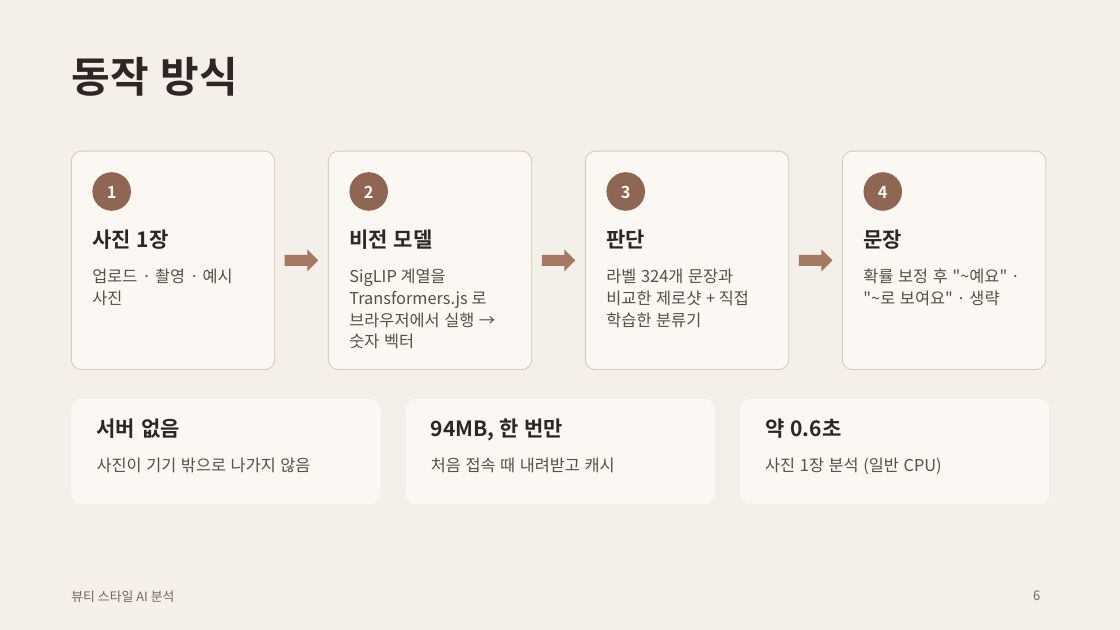
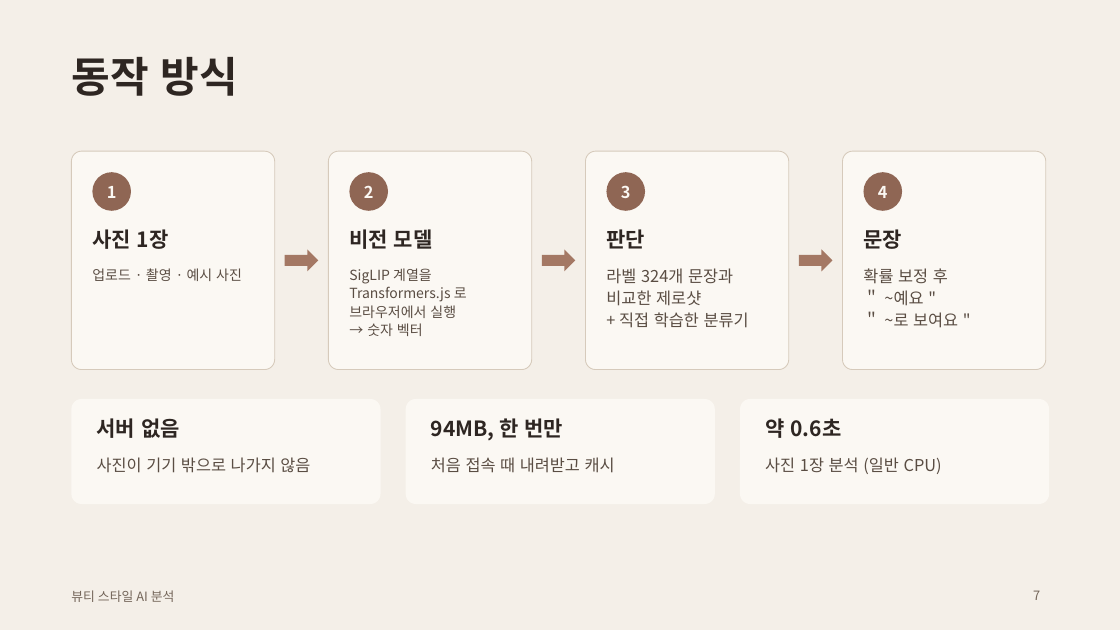
Before and after one commit to rudals906377/AI, a slide deck: slide 7 of docs/presentation.pptx (slide 6 before the commit). Drawn at 1120x630 pixels with LibreOffice and Linux fonts; fonts in the diff are those of the drawing. Boxes give left, top, right and bottom in pixels: in the first picture for what was removed or moved away, otherwise in the second. Text is boxed around its words. In the diff, an @@ line names an element or a change of style, - is before the commit and + after.

```diff
--- a/docs/presentation.pptx
+++ b/docs/presentation.pptx
@@ text "업로드 · 촬영 · 예시 ..." at (x1=92, y1=268, x2=242, y2=281): size 14 to 12 pt @@
@@ text at (x1=349, y1=268, x2=467, y2=336): text changed; size 14 to 12 pt @@
-SigLIP 계열을 Transformers.js 로 브라우저에서 실행 → 숫자 벡터
+SigLIP 계열을 Transformers.js 로 브라우저에서 실행
+→ 숫자 벡터
@@ text at (x1=606, y1=268, x2=749, y2=328): text changed @@
-라벨 324개 문장과 비교한 제로샷 + 직접 학습한 분류기
+라벨 324개 문장과 비교한 제로샷
++ 직접 학습한 분류기
@@ text at (x1=863, y1=268, x2=958, y2=328): text changed @@
-확률 보정 후 "~예요" · "~로 보여요" · 생략
+확률 보정 후
+＂ ~예요 "
+＂ ~로 보여요 "
@@ page number at (x1=1033, y1=590, x2=1040, y2=600): text changed @@
-6
+7
```
Also in this commit, not shown: 6 other slides changed, 1 slide added, 4 other files.
